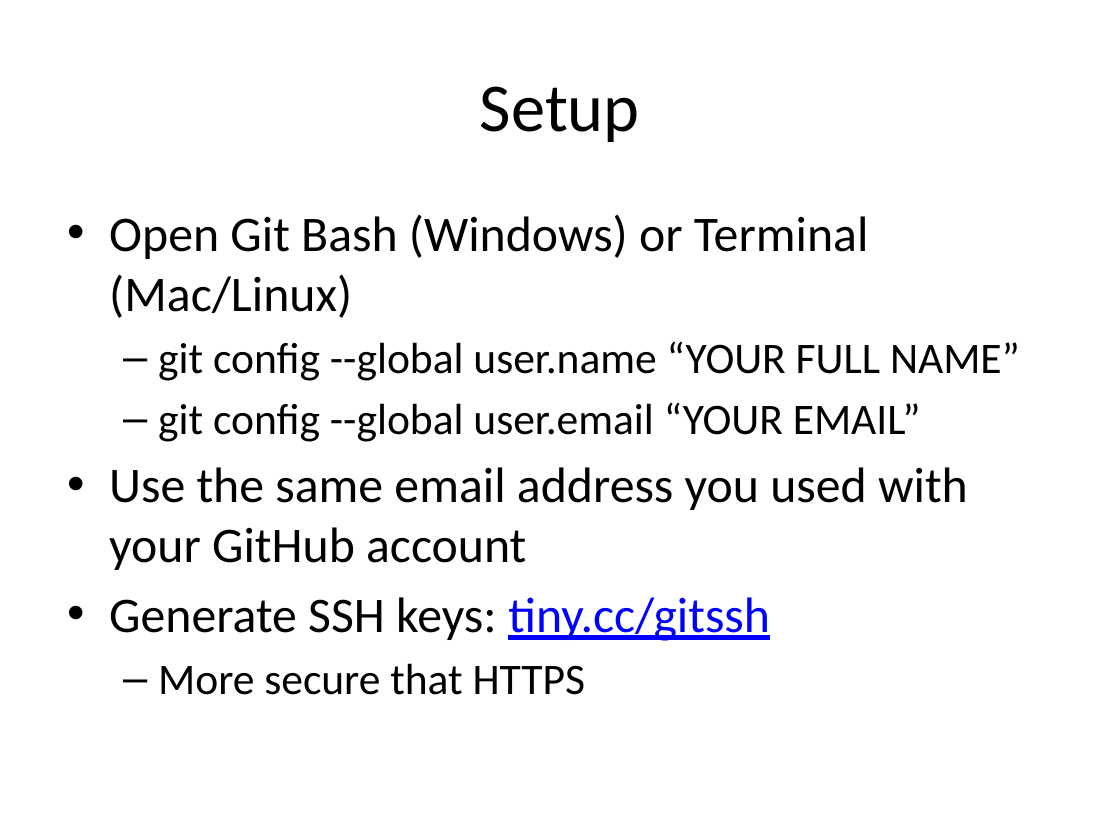
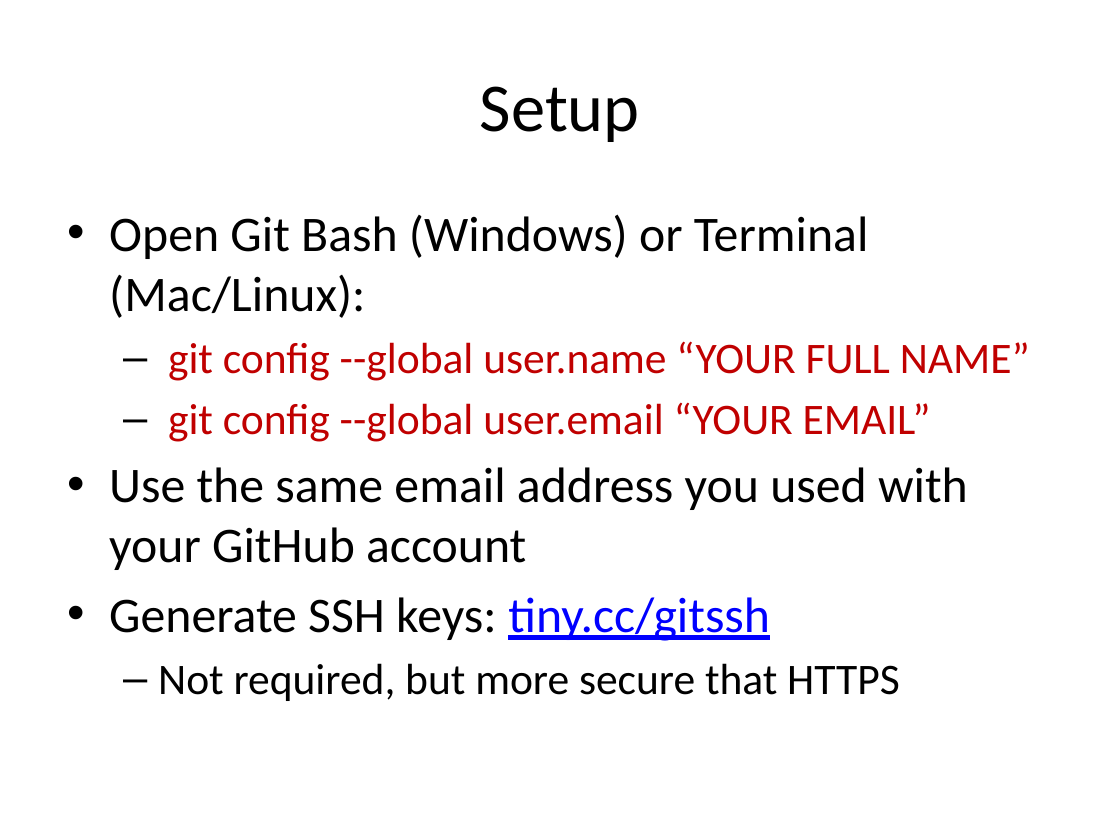
Before and after one commit to ajschumacher/gadsdc, a slide deck: slide 9 of 01-workflow/slides_git.pptx (slide 10 before the commit). Drawn at 1120x840 pixels with LibreOffice and Linux fonts; fonts in the diff are those of the drawing. Boxes give left, top, right and bottom in pixels: in the first picture for what was removed or moved away, otherwise in the second. Text is boxed around its words. In the diff, an @@ line names an element or a change of style, - is before the commit and + after.

```diff
--- a/01-workflow/slides_git.pptx
+++ b/01-workflow/slides_git.pptx
@@ text at bbox=[109, 214, 869, 318]: text changed @@
-• Open Git Bash (Windows) or Terminal (Mac/Linux)
+• Open Git Bash (Windows) or Terminal (Mac/Linux):
@@ text at bbox=[168, 341, 1030, 442]: text colour #000000 to #C00000 in "git config --global user.name “YOUR FULL NAME”", "git config --global user.email “YOUR EMAIL”" @@
@@ text at bbox=[158, 663, 900, 701]: text changed @@
-  – More secure that HTTPS
+  – Not required, but more secure that HTTPS
```
Also in this commit, not shown: 21 other slides changed, 1 slide added, 2 slides removed, 1 other file.
